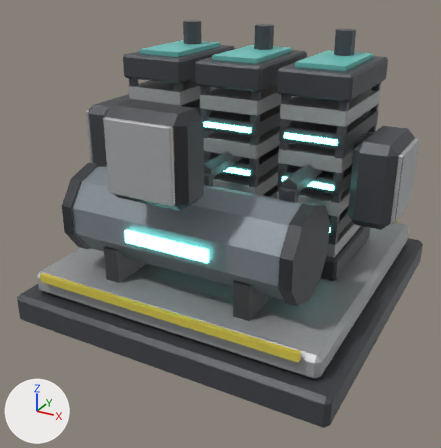
One commit to the FBX model SpaceStation/Assets/_Project/Art/Models/Modules/SM_FuelCell.fbx: the scene before it, then after it.
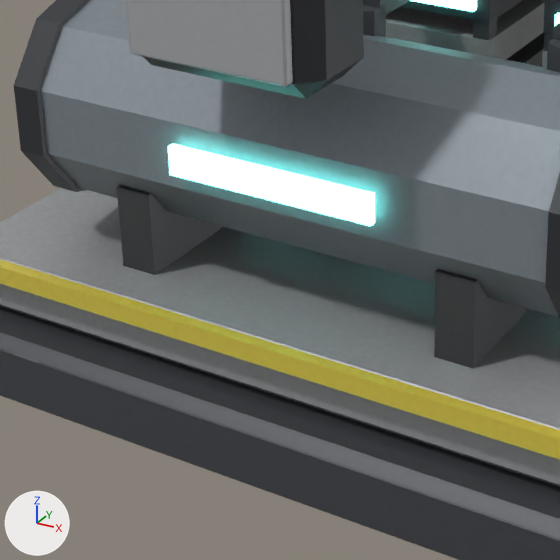
Old and new are each drawn whole from a 50 mm lens placed at (0.705, -1.38, 0.476), pointed at (-0.014, -0.072, -0.178) and again close up on the part from 13% to 64% of the width and 38% to 89% of the height. Arrows for +X, +Y and +Z are at lower left; the lights stay in place. The last two pictures show the newer version. Where no turn or scale is listed for an object, it has been applied to the vertices.

Names of what the first close-up shows: 'Lamp', 'SMN_FuelCell'.
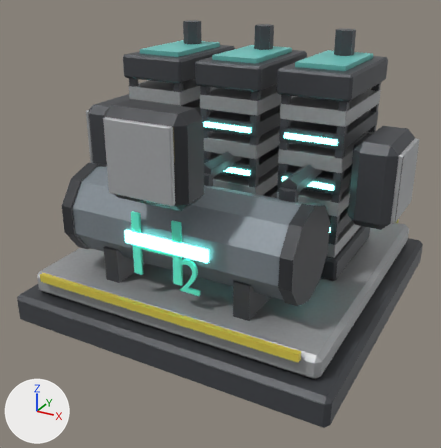
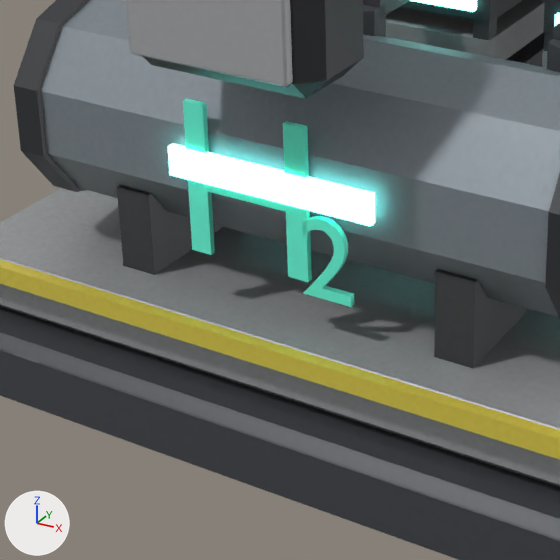
Location of each change, (x1, y1, x2, y2) in pixels of the close-ups (560 x 560 px):
'Emblem_FuelCell', added (cyan)
    after: (183, 99, 355, 307)

Diff of the bpy script that builds the scene:
```diff
--- a/SpaceStation/Assets/_Project/Art/Models/Modules/SM_FuelCell.fbx.py
+++ b/SpaceStation/Assets/_Project/Art/Models/Modules/SM_FuelCell.fbx.py
@@ mat_fx_fluorteal @@
+mat_fx_fluorteal = principled_material('FX_FluorTeal')
+mat_fx_fluorteal.base_color = (0.15, 1.0, 0.75)  # cyan #6cffe1
+mat_fx_fluorteal.roughness = 0.3
@@ me_emblem_fuelcell @@
+me_emblem_fuelcell.from_pydata(...)  # 202 vertices, 396 faces; spans x -0.092..0.086, y -0.354..-0.348, z -0.226..-0.057
+me_emblem_fuelcell.materials.append(mat_fx_fluorteal)  # cyan #6cffe1
@@ ob_emblem_fuelcell @@
+ob_emblem_fuelcell = bpy.data.objects.new('Emblem_FuelCell', me_emblem_fuelcell)
+ob_emblem_fuelcell.location = (0.0, 0.0, 0.0)
```
